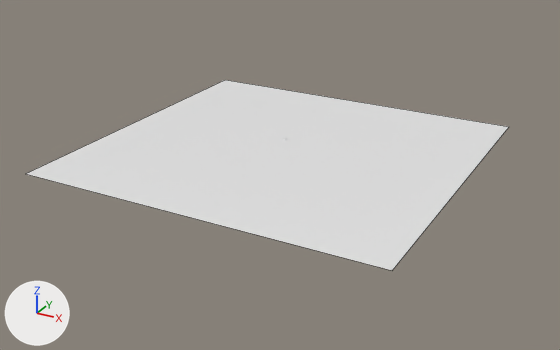
Before and after pictures for a commit that changed the Blender file blend-files/common.blend.
Before and after are seen from a 50 mm lens placed at (401.0, -741.0, 324.0), pointed at (2.0, -16.0, -39.0). Arrows for +X, +Y and +Z are at lower left; the lights stay in place. Mesh edges are drawn as thin lines on the coarser meshes.

The first picture shows 'CommonGround'.
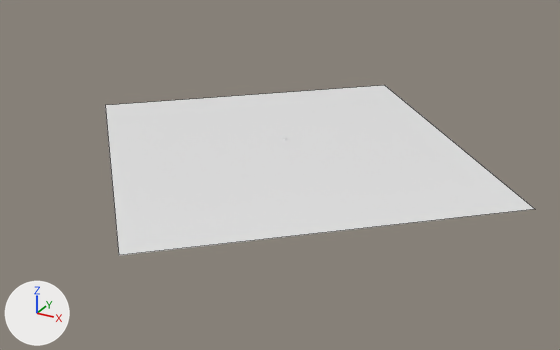
Where the newer file only moved an object's origin or applied its transform, the numbers keep the older frame.

Pixel boxes [x1, y1, x2, y2] of what changed, in the pictures (560 x 350 px):
'CommonGround', reshaped (11% narrower, 10% shorter)
    before: [26, 80, 509, 270]
    after: [105, 85, 534, 255]

The change, as a list of edits to the scene's bpy script:
```text
Change me_plane_001:
    where me_plane_001.from_pydata(...)  # 4 vertices, 1 face; spans x -211.0..211.0, y -200.0..201.0, z 0.0
    used by ob_commonground; location = (0.0, 0.0, -12.0)
    me_plane_001 part 1
    me_plane_001.vertices[0].co: (-211.0, -200.0, 0.0) -> (8.0, 291.0, 0.0)  # pixel (25, 173) -> pixel (384, 85)
    me_plane_001.vertices[1].co: (211.0, -200.0, 0.0) -> (290.0, -22.0, 0.0)  # pixel (392, 270) -> pixel (535, 209)
    me_plane_001.vertices[2].co: (-211.0, 201.0, 0.0) -> (-289.0, 23.0, 0.0)  # pixel (225, 79) -> pixel (105, 105)
    me_plane_001.vertices[3].co: (211.0, 201.0, 0.0) -> (-7.0, -290.0, 0.0)  # pixel (509, 126) -> pixel (118, 255)
```
